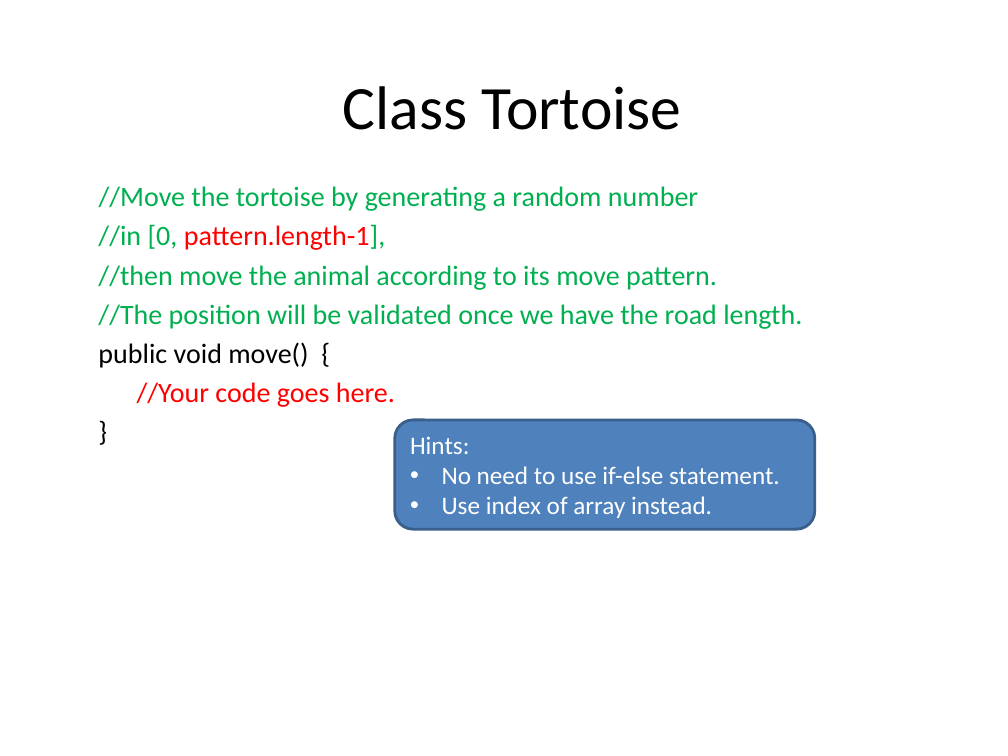
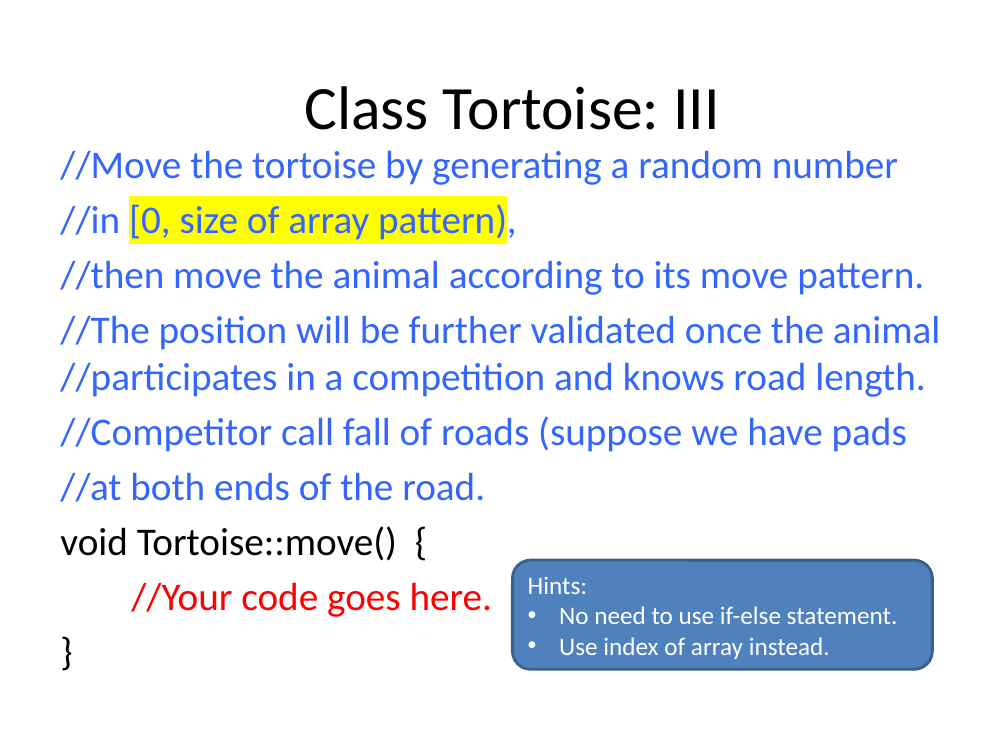
Before and after one commit to tong-yee/tong-yee.github.io, a slide deck: slide 10 of 135/projects/project3/project3_HareTortoiseCompetition.pptx (slide 9 before the commit). Drawn at 1008x756 pixels with LibreOffice and Linux fonts; fonts in the diff are those of the drawing. Boxes give left, top, right and bottom in pixels: in the first picture for what was removed or moved away, otherwise in the second. Text is boxed around its words. In the diff, an @@ line names an element or a change of style, - is before the commit and + after.

Commit message:
add Hare and Tortoise Competition

```diff
--- a/135/projects/project3/project3_HareTortoiseCompetition.pptx
+++ b/135/projects/project3/project3_HareTortoiseCompetition.pptx
@@ title at [304,86,719,130]: text changed @@
-Class Tortoise
+Class Tortoise: III
@@ text at [60,150,924,617]: size 20 to 28 pt in "//Move the tortoise by generating a random ...", "//then move the animal according to its ...", "//Your code goes here.", "}"; text colour #00B050 to #3366FF in "//Move the tortoise by generating a random ...", "//then move the animal according to its ..."; more space between paragraphs @@
@@ text at [60,200,517,243]: text changed; size 20 to 28 pt; text colour #FF0000 to #3366FF @@
-//in [0, pattern.length-1],
+//in [0, size of array pattern),
@@ text at [60,315,940,561]: text changed; size 20 to 28 pt; text colour #00B050 to #3366FF @@
-//The position will be validated once we have the road length.
-public void move() {
+//The position will be further validated once the animal //participates in a competition and knows road length.
+//Competitor call fall of roads (suppose we have pads
+//at both ends of the road.
+void Tortoise::move() {
@@ rounded rectangle "Hints:": place and size @@
-rounded rectangle "Hints:" at [395,420,815,529]
+rounded rectangle "Hints:" at [512,560,932,669]
```
Also in this commit, not shown: 17 other slides changed, 3 slides added, 2 other files.
